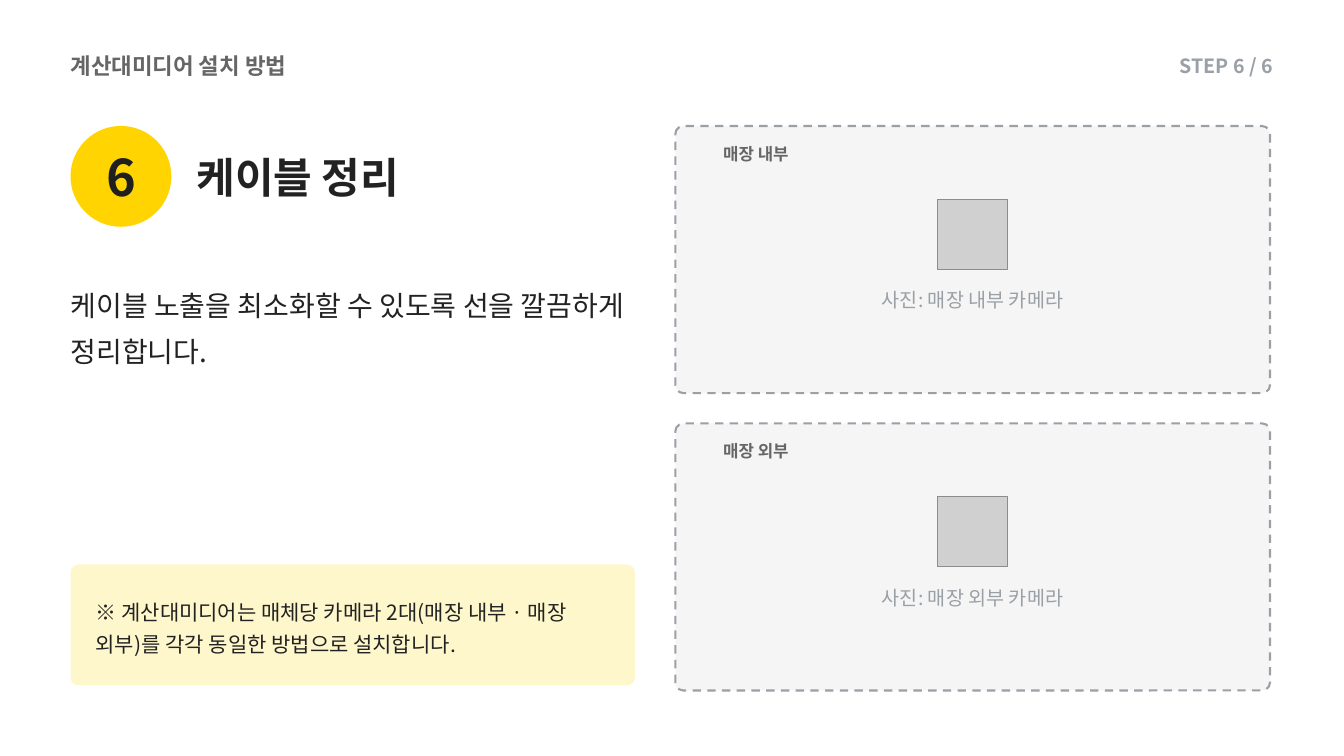
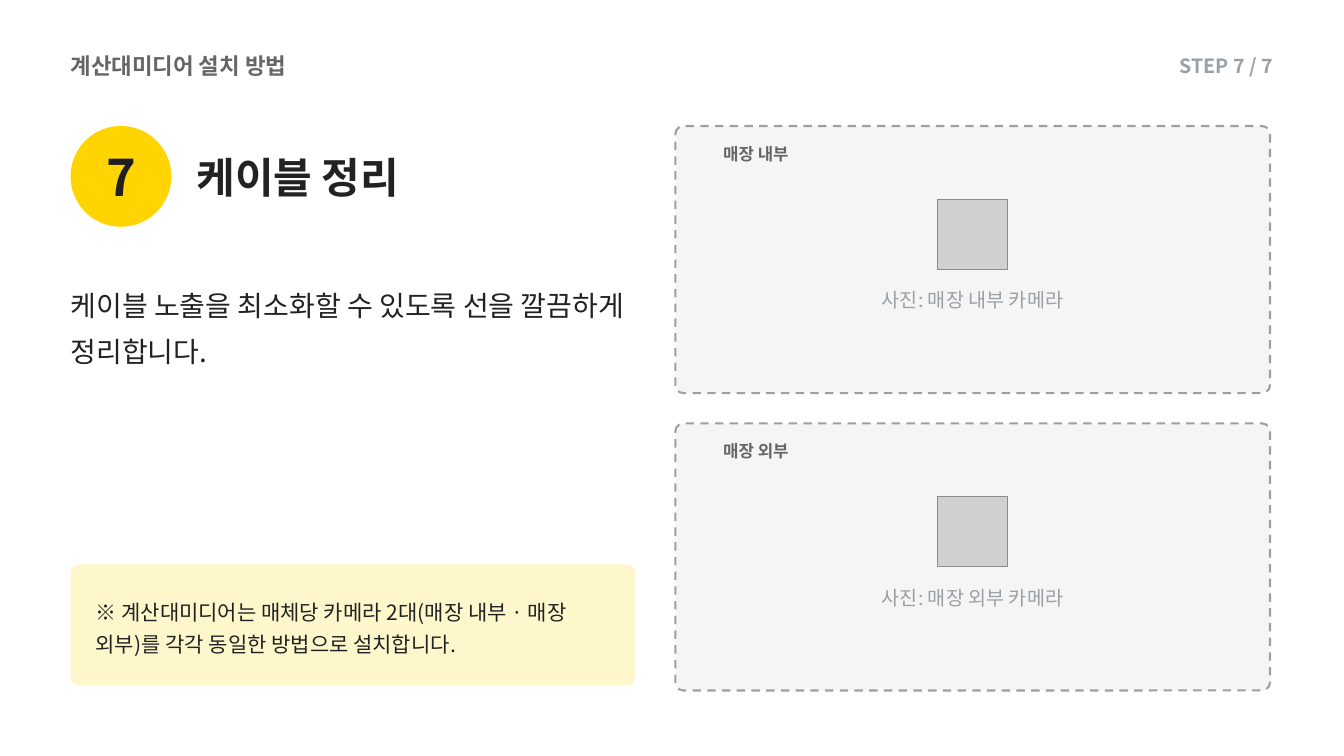
Before and after one commit to alsdn2947/ars, a slide deck: slide 18 of 이마트_AI카메라_설치매뉴얼.pptx (slide 16 before the commit). Drawn at 1344x756 pixels with LibreOffice and Linux fonts; fonts in the diff are those of the drawing; grey boxes stand for pictures. Boxes give left, top, right and bottom in pixels: in the first picture for what was removed or moved away, otherwise in the second. Text is boxed around its words. In the diff, an @@ line names an element or a change of style, - is before the commit and + after.

```diff
--- a/이마트_AI카메라_설치매뉴얼.pptx
+++ b/이마트_AI카메라_설치매뉴얼.pptx
@@ text at (1180, 58, 1273, 73): text changed @@
-STEP 6 / 6
+STEP 7 / 7
@@ text at (106, 158, 136, 196): text changed @@
-6
+7
```
Also in this commit, not shown: 14 other slides changed, 2 slides added.
